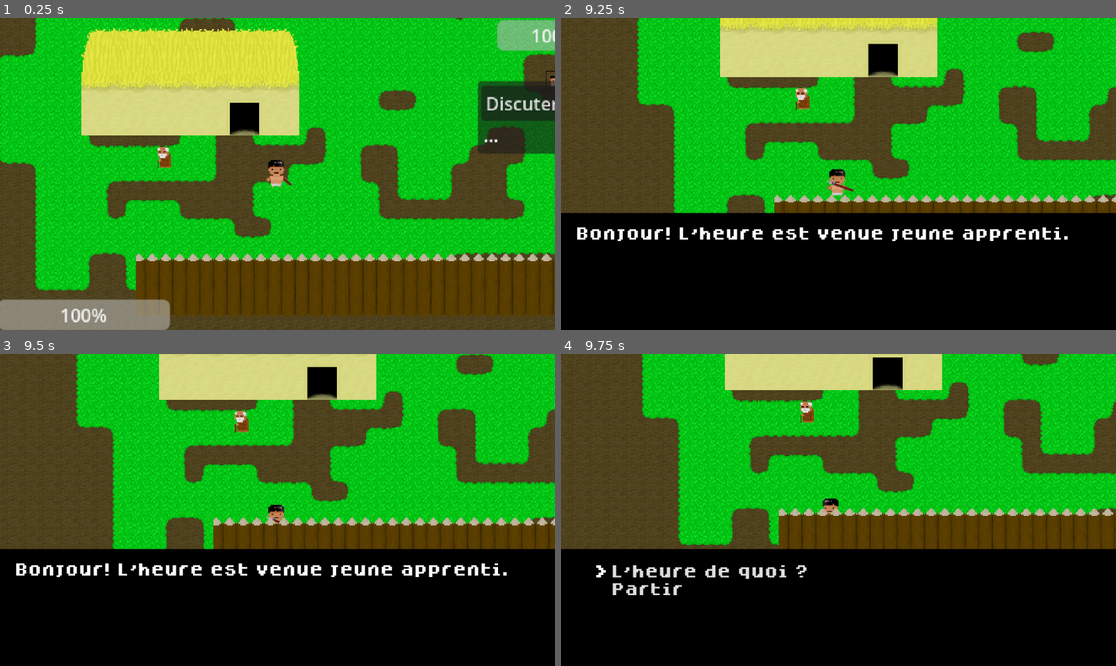
Above: before the commit, frames 1-4 (two rows, left to right).
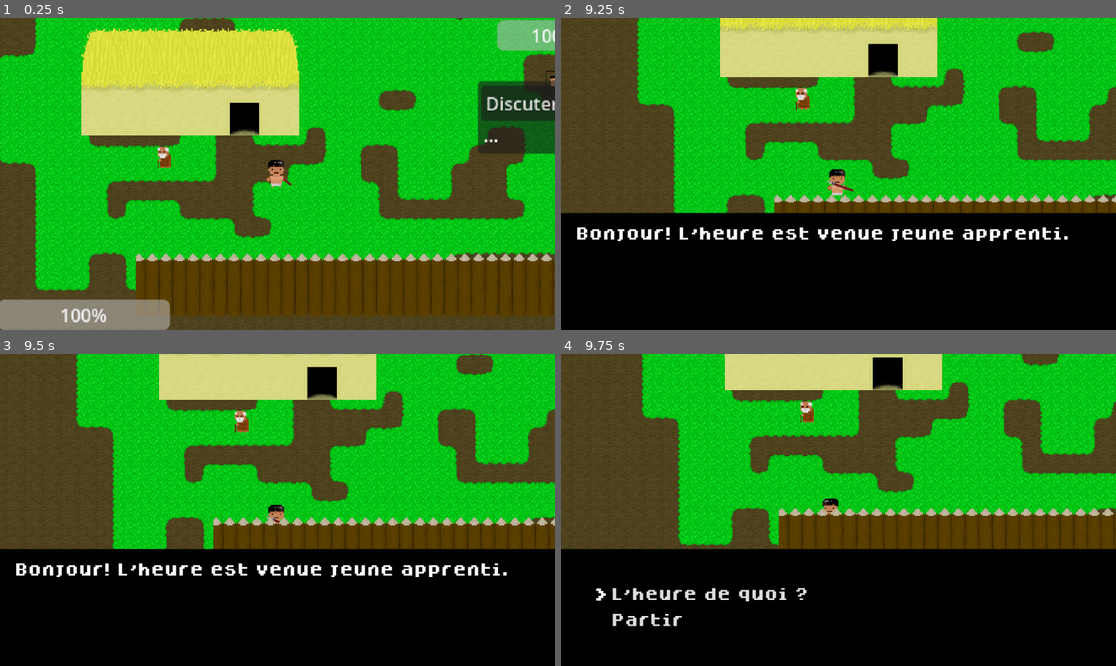
Above: after the commit, the same moments.

Repository: Phileas21/QQC
Game: Godot game, scene res://tuto.tscn
The game is run twice, just before and just after one commit, with the same random seed, the same clock (stepped at 60 frames per second) and the same inputs.
Inputs (mouse positions are in pixels of both pictures, inside the frame that each line leads up to):
- Up to frame 1 (0.25 s): no input
- Up to frame 2 (9.25 s): click "Discuter" at 0.5 s; tap Enter at 1.25, 1.35, 2.3, 2.75, 3.8, 4.35, 5.1, 6.8, 8.1, 8.75, 8.85 s; move the mouse to (810, 236) at 1.27 s; hold E (Avancer dialogue) 1.28-2.78 s; tap Space at 2, 7.25 s; move the mouse to (1005, 220) at 2.02 s; move the mouse to (672, 127) at 2.77 s; press the mouse at (672, 127) at 2.78 s; hold A (déplacement_gauche) 2.78-4.28 s; tap E (Avancer dialogue) at 3.05, 3.77, 4.07 s; move the mouse to (866, 174) at 3.52 s; release the mouse at (866, 174) at 3.53 s; tap D (déplacement_droit) at 3.6, 7.35 s; move the mouse to (755, 96) at 4.27 s; hold S (déplacement_bas) 4.28-5.03 s; hold E (Avancer dialogue) from 4.28 s (still down); move the mouse to (960, 158) at 5.02 s; move the mouse to (727, 189) at 5.77 s; move the mouse to (894, 105) at 6.52 s; click (894, 105) at 6.6 s; move the mouse to (810, 236) at 7.27 s; move the mouse to (1005, 220) at 8.02 s; move the mouse to (672, 127) at 8.77 s; hold S (déplacement_bas) from 8.78 s (still down)
- Up to frame 3 (9.5 s): keep holding E (Avancer dialogue); keep holding S (déplacement_bas)
- Up to frame 4 (9.75 s): move the mouse to (866, 510) at 9.52 s; release E (Avancer dialogue) at 9.53 s; release S (déplacement_bas) at 9.53 s; hold A (déplacement_gauche) from 9.53 s (still down); tap E (Avancer dialogue) at 9.6 s

Frames 1-3 are identical in both runs. In frame 4, 1.6% of the frame differs, in the area x 6-45%, y 67-88%.
Error in both runs: Invalid access to property or key 'orateur' on a base object of type 'Nil'. (res://GUI/interface_utilisateur.gd:46)

Commit message:
Support clavier des dialogues

Diff:
--- a/GUI/InterfaceUtilisateur.tscn
+++ b/GUI/InterfaceUtilisateur.tscn
@@ -47,11 +47,13 @@
 
 [node name="VBoxContainer" type="VBoxContainer" parent="Dialogue/Menu_options"]
 layout_mode = 2
+alignment = 1
 
 [node name="sélection" type="Sprite2D" parent="Dialogue/Menu_options"]
 position = Vector2(83, 44)
 scale = Vector2(5, 5)
 texture = ExtResource("3_g5v3y")
+offset = Vector2(0, -0.5)
 
 [node name="DefilementLettres" type="Timer" parent="Dialogue"]
 one_shot = true
--- a/GUI/interface_utilisateur.gd
+++ b/GUI/interface_utilisateur.gd
@@ -48,6 +48,7 @@
 	match orateur:
 		Dialogue.Orateur.PNJ:
 			menu_options.hide()
+			menu_options.set_process_input(false)
 			$Dialogue/MarginContainer.show()
 			if ligne_index >= dialogue.lignes.size():
 				# On passe à la séquence de dialogue suivante
@@ -57,6 +58,7 @@
 
 		Dialogue.Orateur.JOUEUR:
 			menu_options.show()
+			menu_options.set_process_input(true)
 			$Dialogue/MarginContainer.hide()
 			menu_options.effacer_options()
 			var num_options:int = dialogue.lignes.size()
@@ -93,7 +95,6 @@
 	afficher_dialogue()
 
 func séquence_suivante(clé:String):
-	print(clé)
 	clé_dialogue = clé
 
 	if not clé_dialogue in série_dialogue:
@@ -143,6 +144,7 @@
 	if event is InputEventKey:
 		if event.pressed && event.keycode == KEY_ESCAPE:
 			quitter_dialogue()
+
 	if event.is_action_pressed("Avancer dialogue"):
 		if ligne_affichée:
 			afficher_dialogue()
--- a/GUI/menu_options.gd
+++ b/GUI/menu_options.gd
@@ -1,8 +1,8 @@
 extends MarginContainer
 class_name MenuOptions
 const DOGICA_28_PX : Theme = preload("res://assets/fonts/dogica28px.tres")
-#var boutons : Array[Button] = []
-#var clés : Array[String] = []
+var boutons : Array[Button] = []
+var sélection_index :int = 0
 @onready var sélection: Sprite2D = $"sélection"
 @onready var v_box_container: VBoxContainer = $VBoxContainer
 
@@ -15,6 +15,7 @@
 	for child in v_box_container.get_children():
 		v_box_container.remove_child(child)
 		child.queue_free()
+	boutons = []
 
 
 func ajouter_option(nom : String, clé: String) ->void:
@@ -24,11 +25,31 @@
 	bouton.flat = true
 	bouton.focus_mode = Control.FOCUS_NONE
 	bouton.alignment = HORIZONTAL_ALIGNMENT_LEFT
+	bouton.custom_minimum_size.y = 50
 	bouton.pressed.connect(
 		func ():
 			clé_choix = clé
 			option_choisie.emit()
 	)
+	bouton.mouse_entered.connect(
+		func ():
+			sélection.global_position.y = bouton.global_position.y + bouton.size.y/2
+	)
 	v_box_container.add_child(bouton)
-	#boutons.append(bouton)
-	#clés.append(clé)
+	boutons.append(bouton)
+
+	await bouton.resized
+	sélection.global_position.y = boutons[0].global_position.y + boutons[0].size.y/2
+	sélection_index = 0
+
+func _input(event: InputEvent) -> void:
+	if event is InputEventKey && not boutons.is_empty():
+		if event.pressed && event.keycode == KEY_UP:
+			sélection_index = (sélection_index - 1)% boutons.size()
+		if event.pressed && event.keycode == KEY_DOWN:
+			sélection_index = (sélection_index + 1)% boutons.size()
+
+		sélection.global_position.y = boutons[sélection_index].global_position.y + boutons[sélection_index].size.y/2
+
+		if event.pressed && event.keycode == KEY_ENTER:
+			boutons[sélection_index].pressed.emit()
